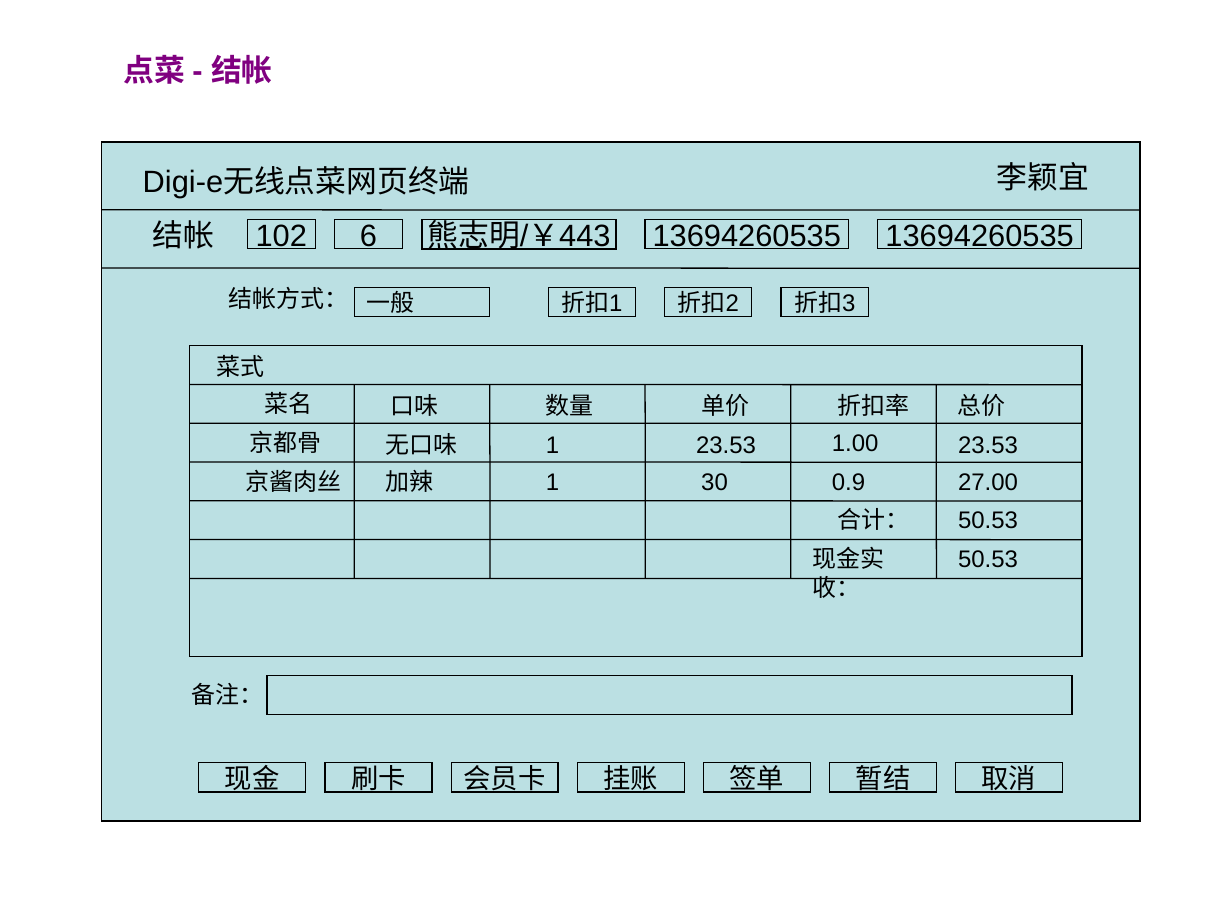
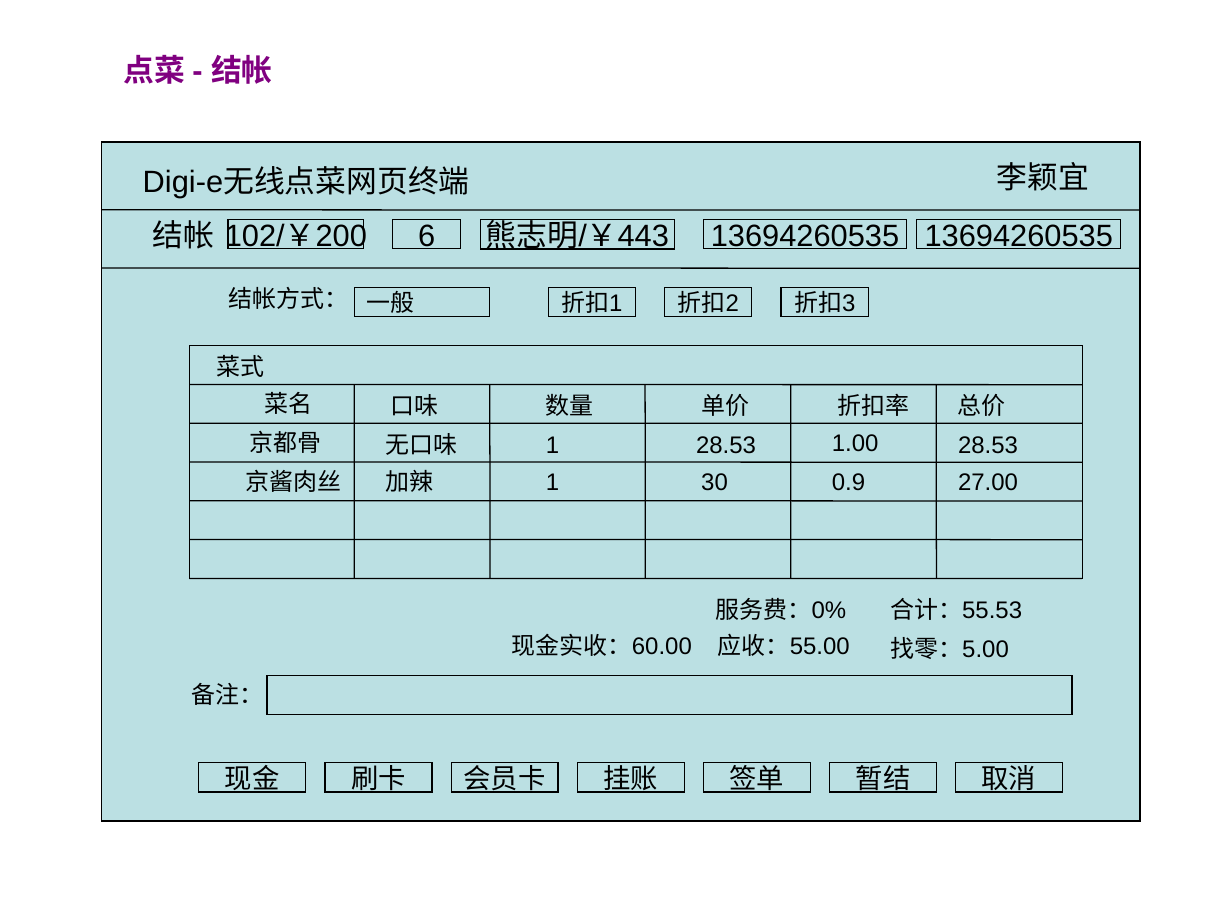
Before and after one commit to runt18/wireless-order-solution, a slide deck: slide 13 of doc/Digi-e网页终端需求.ppt. Drawn at 1232x924 pixels with LibreOffice and Linux fonts; fonts in the diff are those of the drawing. Boxes give left, top, right and bottom in pixels: in the first picture for what was removed or moved away, otherwise in the second. Text is boxed around its words. In the diff, an @@ line names an element or a change of style, - is before the commit and + after.

```diff
--- a/doc/Digi-e网页终端需求.ppt
+++ b/doc/Digi-e网页终端需求.ppt
@@ text in rectangle at (225, 221, 367, 249): text changed @@
-102
+102/￥200
@@ rectangle "102/￥200": place and size @@
-rectangle "102/￥200" at (248, 219, 315, 249)
+rectangle "102/￥200" at (228, 219, 363, 249)
@@ rectangle "6": place and size @@
-rectangle "6" at (335, 219, 403, 249)
+rectangle "6" at (393, 219, 461, 249)
@@ rectangle "熊志明/￥443": place and size @@
-rectangle "熊志明/￥443" at (423, 219, 617, 249)
+rectangle "熊志明/￥443" at (480, 219, 675, 249)
@@ rectangle "13694260535": place and size @@
-rectangle "13694260535" at (646, 219, 849, 249)
+rectangle "13694260535" at (703, 219, 907, 249)
@@ rectangle "13694260535": place and size @@
-rectangle "13694260535" at (878, 219, 1082, 249)
+rectangle "13694260535" at (917, 219, 1121, 249)
@@ rectangle: place and size @@
-rectangle at (190, 346, 1082, 657)
+rectangle at (190, 346, 1083, 579)
@@ text at (696, 436, 756, 454): text changed @@
-23.53
+28.53
@@ text at (958, 436, 1018, 454): text changed @@
-23.53
+28.53
@@ text removed at (958, 511, 1018, 529) @@
-50.53
@@ text removed at (958, 550, 1018, 568) @@
-50.53
@@ text added at (716, 598, 847, 620), 14 pt, text #000000 @@
+服务费：0%
@@ text at (890, 598, 1022, 620): text changed @@
-合计：
+合计：55.53
@@ text at (512, 634, 692, 656): text changed @@
-现金实收：
+现金实收：60.00
@@ text added at (718, 633, 850, 656), 14 pt, text #000000 @@
+应收：55.00
@@ text added at (890, 637, 1009, 659), 14 pt, text #000000 @@
+找零：5.00
```
Also in this commit, not shown: 1 other slide changed, 1 other file.
